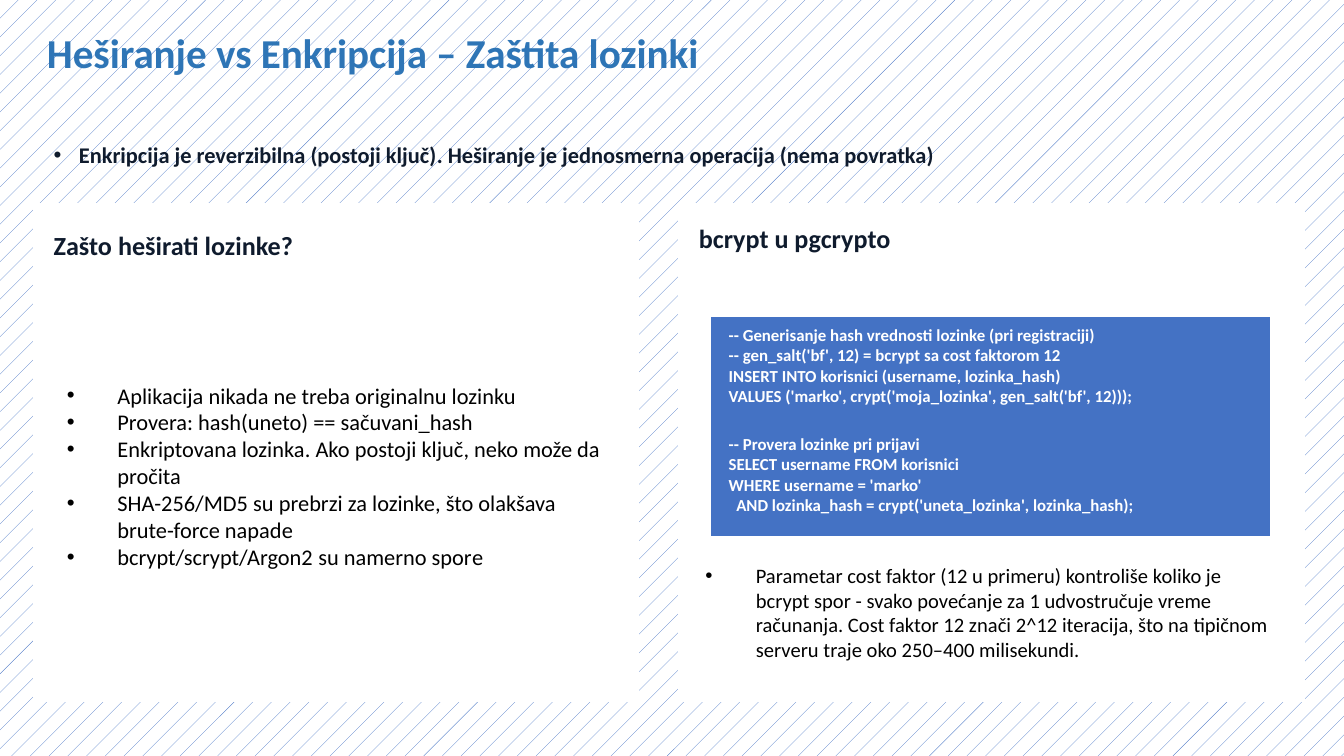
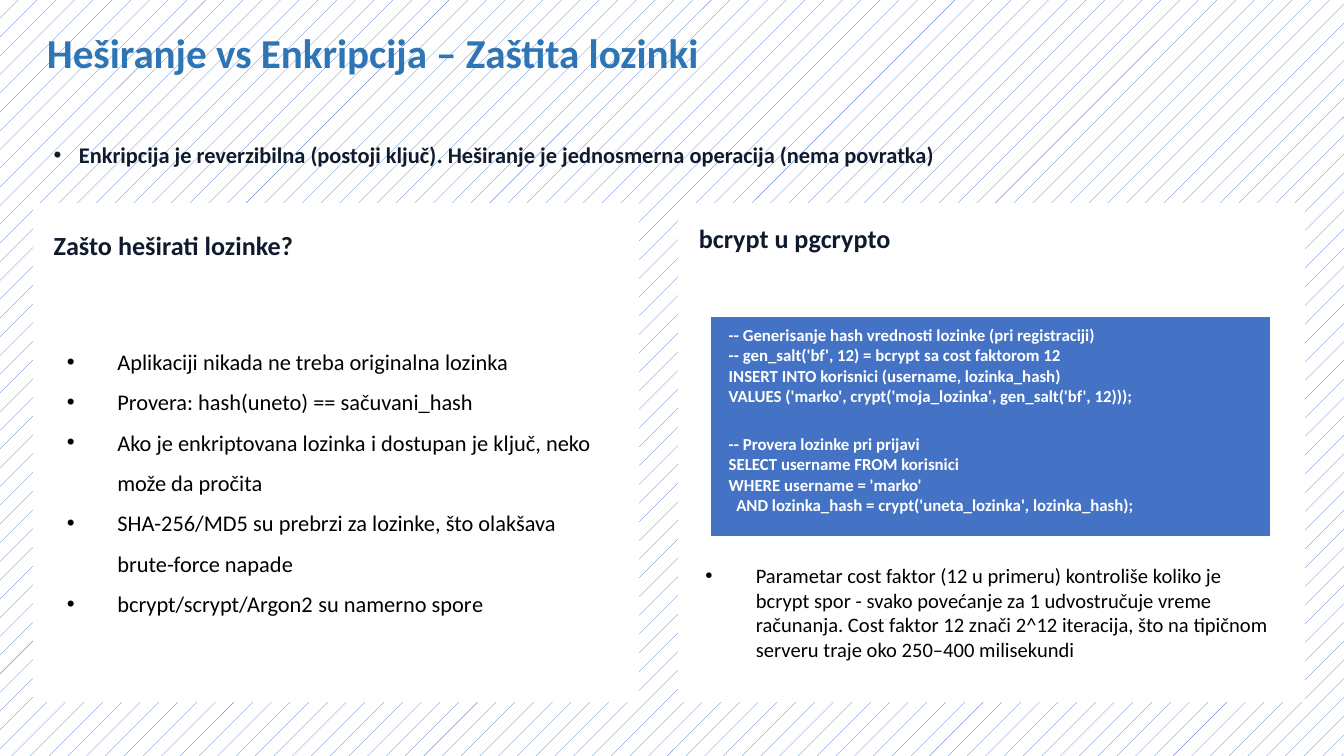
Before and after one commit to NemanjaCyber/SZUBP, a slide deck: slide 6 of P2/pgcrypto_prezentacija.pptx. Drawn at 1344x756 pixels with LibreOffice and Linux fonts; fonts in the diff are those of the drawing. Boxes give left, top, right and bottom in pixels: in the first picture for what was removed or moved away, otherwise in the second. Text is boxed around its words. In the diff, an @@ line names an element or a change of style, - is before the commit and + after.

Commit message:
p2 final

```diff
--- a/P2/pgcrypto_prezentacija.pptx
+++ b/P2/pgcrypto_prezentacija.pptx
@@ text at <box>117,354,508,374</box>: text changed @@
-• Aplikacija nikada ne treba originalnu lozinku
+• Aplikaciji nikada ne treba originalna lozinka
@@ text at <box>117,394,555,616</box>: line spacing 1 to 1.5 @@
@@ text at <box>117,435,590,495</box>: text changed @@
-• Enkriptovana lozinka. Ako postoji ključ, neko može da pročita
+• Ako je enkriptovana lozinka i dostupan je ključ, neko može da pročita
@@ text at <box>756,568,1268,661</box>: text changed @@
-• Parametar cost faktor (12 u primeru) kontroliše koliko je bcrypt spor - svako povećanje za 1 udvostručuje vreme računanja. Cost faktor 12 znači 2^12 iteracija, što na tipičnom serveru traje oko 250–400 milisekundi.
+• Parametar cost faktor (12 u primeru) kontroliše koliko je bcrypt spor - svako povećanje za 1 udvostručuje vreme računanja. Cost faktor 12 znači 2^12 iteracija, što na tipičnom serveru traje oko 250–400 milisekundi
```
Also in this commit, not shown: 5 other slides changed.
